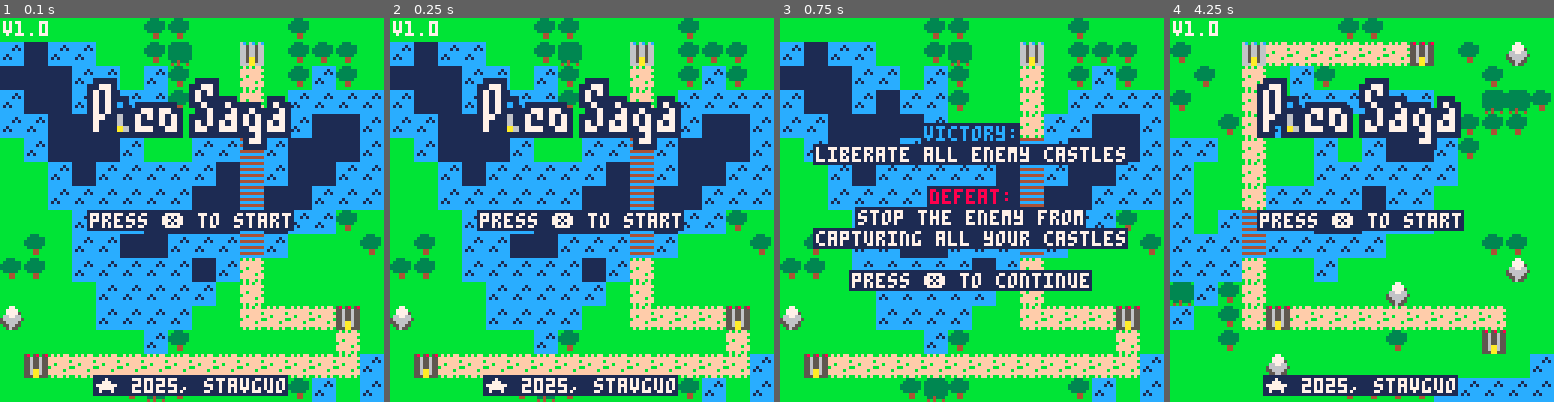
Above: before the commit, frames 1-4 (left to right).
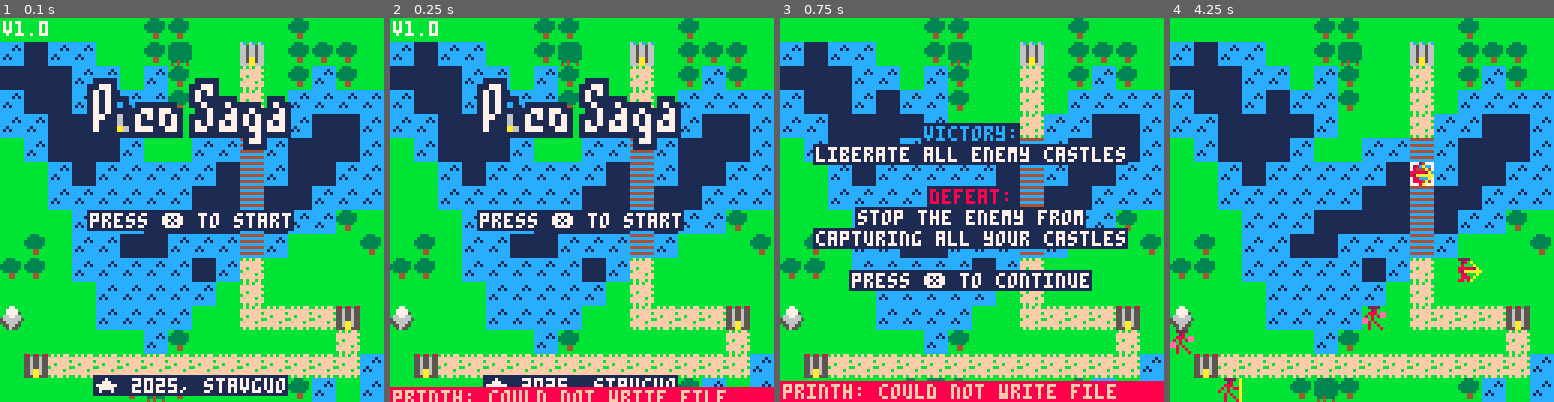
Above: after the commit, the same moments.

Repository: stavguo/pico-saga
Game: PICO-8 cartridge ftrpg.p8
The game is run twice, just before and just after one commit, with the same random seed, the same clock (stepped at 60 frames per second) and the same inputs.
Inputs:
- Up to frame 1 (0.1 s): no input
- Up to frame 2 (0.25 s): no input
- Up to frame 3 (0.75 s): tap X (X key) at 0.33 s; tap O (Z key) at 0.7 s
- Up to frame 4 (4.25 s): tap X (X key) at 1.07, 1.85, 2.97, 4.08 s; hold Right 1.6-2.1 s; tap O (Z key) every 0.4 s from 1.7 to 4.1 s; hold Up 2.15-2.42 s; hold Right 2.47-3.03 s; hold Left 3.08-3.58 s; hold Down 3.63-3.97 s; hold Right from 4.02 s (still down)

Frame 1 is identical in both runs. In frame 2, 3.9% of the frame differs, in the area x 0-100%, y 96-100%; in frame 3, 5.5%; in frame 4, 62%, in the area x 0-100%, y 0-100%.

Commit message:
Refactored unit generation to be more dynamic, where the player's army size scales with the number of enemies, and the AI strategically selects units to counter the player's army composition.

Diff:
--- a/ftrpg.p8
+++ b/ftrpg.p8
@@ -20,14 +20,14 @@
 70000007bbbbbbbbc1c1ccccbbb44bbb33333333fffffbff111111115566665b665aa566556aa655556aa655556aa655556aa6551dddddd11d1dd1d1dddddddd
 70000007bbbbbbbbccccccccbbb44bbbb334333bffffffff11111111b556655b665aa566556aa655556aa655556aa655556aa6551dddddd11d1dd1d1dddddddd
 77700777bbbbbbbbccccccccbbbbbbbbb4b4bb4bbfbffbfb11111111bb5655bb666aa666555aa555555aa555555aa555555aa555111111111d1dd1d1dddddddd
-c4c4c4c444444444011110000011110a111100001111000000111100000000000011110000000000000000000000000000000000000000000000000000000000
-c4c4c4c4cccccccc001cc00a0001c00a0c10aaa001c0a0000001c000020011100001c00000000000000000000000000000000000000000000000000000000000
-c4c4c4c44444444400cc00a000ccc00a00c000aa0c000a00000cc00022201c0a00ccc0ee00000000000000000000000000000000000000000000000000000000
-c4c4c4c4ccccccccc0c00a000c0c0cca00cc0c0accccc1a000220000022220a00c0c0cee00000000000000000000000000000000000000000000000000000000
-c4c4c4c444444444ccccc000c00c000a0cc1a00ac1aaaaaa002ccc0022222100ee0c000000000000000000000000000000000000000000000000000000000000
-c4c4c4c4cccccccc00c0000000c0c00a0c1c00000cc000a0002c0000020ccc00eec0c00000000000000000000000000000000000000000000000000000000000
-c4c4c4c4444444440cccc00000c00c0a00a0c0000ccc0a00002cc00000c000c000c00c0000000000000000000000000000000000000000000000000000000000
-c4c4c4c4cccccccccc00cc0000c000cacc00cc00cc0ca000022cc0000c000c0000c000c000000000000000000000000000000000000000000000000000000000
+c4c4c4c444444444011110000011110a111100001111000000111100000000000011110000000000000000000000000000000000000000000000000022222222
+c4c4c4c4cccccccc001cc00a0001c00a0c10aaa001c0a0000001c000020011100001c00000000000000000000000000000000000000000000000000022222222
+c4c4c4c44444444400cc00a000ccc00a00c000aa0c000a00000cc00022201c0a00ccc0ee00000000000000000000000000000000000000000000000022222222
+c4c4c4c4ccccccccc0c00a000c0c0cca00cc0c0accccc1a000220000022220a00c0c0cee00000000000000000000000000000000000000000000000022222222
+c4c4c4c444444444ccccc000c00c000a0cc1a00ac1aaaaaa002ccc0022222100ee0c000000000000000000000000000000000000000000000000000022222222
+c4c4c4c4cccccccc00c0000000c0c00a0c1c00000cc000a0002c0000020ccc00eec0c00000000000000000000000000000000000000000000000000022222222
+c4c4c4c4444444440cccc00000c00c0a00a0c0000ccc0a00002cc00000c000c000c00c0000000000000000000000000000000000000000000000000022222222
+c4c4c4c4cccccccccc00cc0000c000cacc00cc00cc0ca000022cc0000c000c0000c000c000000000000000000000000000000000000000000000000022222222
 00000000000000000000000000000000000000000000000000000000000000000000000000000000000000000000000000000000000000000000000000000000
 00000000000000000000000000000000000000000000000000000000000000000000000000000000000000000000000000000000000000000000000000000000
 00000000000000000000000000000000000000000000000000000000000000000000000000000000000000000000000000000000000000000000000000000000
@@ -175,19 +175,19 @@
 
 
 __map__
-0a0c0c0c0c0c0c0c0c0c0c0c0c0c0c0a00000000000000000000000000000000000000000000000000000000000000000000000000000000000000000000000000000000000000000000000000000000000000000000000000000000000000000000000000000000000000000000000000000000000000000000000000000000
-0b0c0c0c0c0c0c0c0c0c0c0c0c0c0c0b00000000000000000000000000000000000000000000000000000000000000000000000000000000000000000000000000000000000000000000000000000000000000000000000000000000000000000000000000000000000000000000000000000000000000000000000000000000
-0b0c0c0c0c0c0c0c0c0c0c0c0c0c0c0b00000000000000000000000000000000000000000000000000000000000000000000000000000000000000000000000000000000000000000000000000000000000000000000000000000000000000000000000000000000000000000000000000000000000000000000000000000000
-0b0c0c0c0c0c0c0c0c0c0c0c0c0c0c0b00000000000000000000000000000000000000000000000000000000000000000000000000000000000000000000000000000000000000000000000000000000000000000000000000000000000000000000000000000000000000000000000000000000000000000000000000000000
-0b0c0c0c0c0c0c0c0c0c0c0c0c0c0c0b00000000000000000000000000000000000000000000000000000000000000000000000000000000000000000000000000000000000000000000000000000000000000000000000000000000000000000000000000000000000000000000000000000000000000000000000000000000
-0b0c0c0c0c0c0c0c0c0c0c0c0c0c0c0b00000000000000000000000000000000000000000000000000000000000000000000000000000000000000000000000000000000000000000000000000000000000000000000000000000000000000000000000000000000000000000000000000000000000000000000000000000000
-0b0c0c0c0c0c0c0c0c0c0c0c0c0c0c0b00000000000000000000000000000000000000000000000000000000000000000000000000000000000000000000000000000000000000000000000000000000000000000000000000000000000000000000000000000000000000000000000000000000000000000000000000000000
-0b0c0c0c0c0c0c0c0c0c0c0c0c0c0c0b00000000000000000000000000000000000000000000000000000000000000000000000000000000000000000000000000000000000000000000000000000000000000000000000000000000000000000000000000000000000000000000000000000000000000000000000000000000
-0b0c0c0c0c0c0c0c0c0c0c0c0c0c0c0b00000000000000000000000000000000000000000000000000000000000000000000000000000000000000000000000000000000000000000000000000000000000000000000000000000000000000000000000000000000000000000000000000000000000000000000000000000000
-0b0c0c0c0c0c0c0c0c0c0c0c0c0c0c0b00000000000000000000000000000000000000000000000000000000000000000000000000000000000000000000000000000000000000000000000000000000000000000000000000000000000000000000000000000000000000000000000000000000000000000000000000000000
-0b0c0c0c0c0c0c0c0c0c0c0c0c0c0c0b00000000000000000000000000000000000000000000000000000000000000000000000000000000000000000000000000000000000000000000000000000000000000000000000000000000000000000000000000000000000000000000000000000000000000000000000000000000
-0b0c0c0c0c0c0c0c0c0c0c0c0c0c0c0b00000000000000000000000000000000000000000000000000000000000000000000000000000000000000000000000000000000000000000000000000000000000000000000000000000000000000000000000000000000000000000000000000000000000000000000000000000000
-0b0c0c0c0c0c0c0c0c0c0c0c0c0c0c0b00000000000000000000000000000000000000000000000000000000000000000000000000000000000000000000000000000000000000000000000000000000000000000000000000000000000000000000000000000000000000000000000000000000000000000000000000000000
-0b0c0c0c0c0c0c0c0c0c0c0c0c0c0c0b00000000000000000000000000000000000000000000000000000000000000000000000000000000000000000000000000000000000000000000000000000000000000000000000000000000000000000000000000000000000000000000000000000000000000000000000000000000
-0b0c0c0c0c0c0c0c0c0c0c0c0c0c0c0b00000000000000000000000000000000000000000000000000000000000000000000000000000000000000000000000000000000000000000000000000000000000000000000000000000000000000000000000000000000000000000000000000000000000000000000000000000000
-0a0c0c0c0c0c0c0c0c0c0c0c0c0c0c0a00000000000000000000000000000000000000000000000000000000000000000000000000000000000000000000000000000000000000000000000000000000000000000000000000000000000000000000000000000000000000000000000000000000000000000000000000000000
+000000000000000000000000000000000d0f0f0f0f0f0f0f0f0f0f0f0f0f0f0d000000000000000000000000000000000000000000000000000000000000000000000000000000000000000000000000000000000000000000000000000000000000000000000000000000000000000000000000000000000000000000000000
+000000000000000000000000000000000e0f0f0f0f0f0f0f0f0f0f0f0f0f0f0e000000000000000000000000000000000000000000000000000000000000000000000000000000000000000000000000000000000000000000000000000000000000000000000000000000000000000000000000000000000000000000000000
+000000000000000000000000000000000e0f0f0f0f0f0f0f0f0f0f0f0f0f0f0e000000000000000000000000000000000000000000000000000000000000000000000000000000000000000000000000000000000000000000000000000000000000000000000000000000000000000000000000000000000000000000000000
+000000000000000000000000000000000e0f0f0f0f0f0f1f1f0f0f0f0f0f0f0e000000000000000000000000000000000000000000000000000000000000000000000000000000000000000000000000000000000000000000000000000000000000000000000000000000000000000000000000000000000000000000000000
+000000000000000000000000000000000e0f0f0f0f0f0f1f1f0f0f0f0f0f0f0e000000000000000000000000000000000000000000000000000000000000000000000000000000000000000000000000000000000000000000000000000000000000000000000000000000000000000000000000000000000000000000000000
+000000000000000000000000000000000e0f0f0f0f0f0f1f1f0f0f0f0f0f0f0e000000000000000000000000000000000000000000000000000000000000000000000000000000000000000000000000000000000000000000000000000000000000000000000000000000000000000000000000000000000000000000000000
+000000000000000000000000000000000e0f0f0f0f0f0f1f1f0f0f0f0f0f0f0e000000000000000000000000000000000000000000000000000000000000000000000000000000000000000000000000000000000000000000000000000000000000000000000000000000000000000000000000000000000000000000000000
+000000000000000000000000000000000e0f0f0f0f0f0f1f1f0f0f0f0f0f0f0e000000000000000000000000000000000000000000000000000000000000000000000000000000000000000000000000000000000000000000000000000000000000000000000000000000000000000000000000000000000000000000000000
+000000000000000000000000000000000e0f0f0f0f0f0f1f1f0f0f0f0f0f0f0e000000000000000000000000000000000000000000000000000000000000000000000000000000000000000000000000000000000000000000000000000000000000000000000000000000000000000000000000000000000000000000000000
+000000000000000000000000000000000e0f0f0f0f0f0f1f1f0f0f0f0f0f0f0e000000000000000000000000000000000000000000000000000000000000000000000000000000000000000000000000000000000000000000000000000000000000000000000000000000000000000000000000000000000000000000000000
+000000000000000000000000000000000e0f0f0f0f0f0f1f1f0f0f0f0f0f0f0e000000000000000000000000000000000000000000000000000000000000000000000000000000000000000000000000000000000000000000000000000000000000000000000000000000000000000000000000000000000000000000000000
+000000000000000000000000000000000e0f0f0f0f0f0f1f1f0f0f0f0f0f0f0e000000000000000000000000000000000000000000000000000000000000000000000000000000000000000000000000000000000000000000000000000000000000000000000000000000000000000000000000000000000000000000000000
+000000000000000000000000000000000e0f0f0f0f0f0f1f1f0f0f0f0f0f0f0e000000000000000000000000000000000000000000000000000000000000000000000000000000000000000000000000000000000000000000000000000000000000000000000000000000000000000000000000000000000000000000000000
+000000000000000000000000000000000e0f0f0f0f0f0f1f1f0f0f0f0f0f0f0e000000000000000000000000000000000000000000000000000000000000000000000000000000000000000000000000000000000000000000000000000000000000000000000000000000000000000000000000000000000000000000000000
+000000000000000000000000000000000e0f0f0f0f0f0f1f1f0f0f0f0f0f0f0e000000000000000000000000000000000000000000000000000000000000000000000000000000000000000000000000000000000000000000000000000000000000000000000000000000000000000000000000000000000000000000000000
+000000000000000000000000000000000d0f0f0f0f0f0f1f1f0f0f0f0f0f0f0d000000000000000000000000000000000000000000000000000000000000000000000000000000000000000000000000000000000000000000000000000000000000000000000000000000000000000000000000000000000000000000000000
--- a/src/castle.lua
+++ b/src/castle.lua
@@ -115,21 +115,13 @@
     return cursor
 end
 
--- Draw the interior of a castle
 function draw_castle_interior()
-    for y = 0, 15 do
-        for x = 0, 15 do
-            if x == 0 or x == 15 then
-                if y == 0 or y == 15 then
-                    spr(13, x * 8, y * 8)
-                else
-                    spr(14, x * 8, y * 8)
-                end
-            else
-                spr(15, x * 8, y * 8)
-            end
-        end
-    end
+    map(16,0,0,0)
+    color(1)
+    line(48,17,79,17)
+    line(48,19,79,19)
+    line(48,19,48,0)
+    line(79,19,79,0)
 end
 
 function check_for_castle(t_idx, is_enemy_turn)
--- a/src/fsm.lua
+++ b/src/fsm.lua
@@ -8,13 +8,14 @@
                 if not _seeds_initialized then
                     _seeds_initialized = true
                 end
+                printh("", "logs/debug.txt", true)
                 local noise_fn, tree_fn = os2d_noisefn(seed), os2d_noisefn(treeseed)
 
                 init_terrain(noise_fn, tree_fn)
                 local cursor = init_castles()
                 if cursor then
                     init_player_units(cursor)
-                    init_enemy_units()
+                    init_enemy_units(cursor)
                     yield()
                     step = 1
                     yield()
@@ -79,7 +80,7 @@
             if btnp(4) then
                 ui = {}
                 local castle, unit = CASTLES[cursor], UNITS[cursor]
-                if castle then
+                if castle and castle.team == "player" then
                     change_state("castle", {castle=castle, pos=cursor})
                 elseif unit then
                     selected_unit = unit
@@ -363,6 +364,7 @@
                 attacker.exhausted = true
                 if attacker.team == "enemy" then
                     change_state("enemy_phase", {cursor=cursor})
+                    if SUMMARY.players[1] == SUMMARY.players[2] then change_state("game_over", {win=false}) end
                 else
                     change_state("overworld", {cursor=cursor})
                 end
@@ -601,6 +603,12 @@
                 if game_over then
                     change_state("game_over", {win=capturer.team=="player"})
                 else
+                    -- local pl, en = (SUMMARY.players[2] - SUMMARY.players[1]), (SUMMARY.enemies[2] - SUMMARY.enemies[1])
+                    -- printh("pl: "..pl.."en: "..en, "logs/debug.txt")
+                    -- if capturer.team == "player" and pl < en then
+                    --     populate_player_castle(castle, en - pl)
+                    --     printh("units lost:"..SUMMARY.players[1].."/"..SUMMARY.players[2], "logs/debug.txt")
+                    -- end
                     change_state(capturer.team == "enemy" and "enemy_phase" or "overworld", {cursor=cursor})
                 end
             end
--- a/src/globals.lua
+++ b/src/globals.lua
@@ -67,16 +67,6 @@
     ["Monk"] = {"Archer", "Mage", "Thief"}
 }
 
-local UNIT_MINS = {
-    {"Lance", 3},
-    {"Axe", 3},
-    {"Sword", 3},
-    {"Archer", 2},
-    {"Mage", 2},
-    {"Thief", 1},
-    {"Monk", 1},
-}
-
 function SHUFFLE(items)
     for i = #items, 2, -1 do
         local j = flr(rnd(i)) + 1
@@ -113,6 +103,14 @@
     return min_key
 end
 
+function get_keys(t)
+    local keys = {}
+    for key, _ in pairs(t) do
+        add(keys, key)
+    end
+    return keys
+end
+
 function reverse(tbl)
     for i=1,(#tbl/2) do
         local temp = tbl[i]
--- a/src/unit.lua
+++ b/src/unit.lua
@@ -11,25 +11,6 @@
     return unit
 end
 
-function generate_units(total_units)
-    -- Create base units list with guaranteed counts
-    local types = {}
-    for _,v in pairs(UNIT_MINS) do
-      for i=1,v[2] do
-        add(types, v[1])
-      end
-    end
-
-    -- Distribute remaining units randomly
-    for i=1,total_units - #types do
-        local r = flr(rnd(#UNIT_MINS)) + 1
-        add(types, UNIT_MINS[r][1])
-    end
-
-    SHUFFLE(types)
-    return types
-end
-
 function move_unit(u, new_idx, old_idx)
     if CASTLES[old_idx] then
         CASTLES[old_idx].units[vectoindex({u.x,u.y})]=nil
@@ -57,34 +38,75 @@
     return n
 end
 
+function get_random_class()
+    local player_classes = get_keys(UNIT_STATS)
+    return player_classes[flr(rnd(#player_classes)) + 1]
+end
+
+function populate_player_castle(castle, num_units)
+    for i = 1, num_units do
+        local row, pos = i \ 2, i % 2
+        local is_left = pos == 1
+        local x = is_left and 5 or 10
+        local y = row * 2 + (is_left and 3 or 1)
+
+        castle.units[vectoindex({x,y})] = create_unit(x, y, get_random_class(), "player", nil, false)
+        SUMMARY.players[2] += 1
+    end
+end
+
 function init_player_units(cursor)
-    local player_classes, actual = generate_units(42), 1
-
+    local num_enemy_castles, units_per_castle, player_castle = 0, 2
     for i, castle in pairs(CASTLES) do
-        -- Place leader
         if i == cursor then
-            local throne = rnd(1) < 0.5 and 7 or 8
-            castle.units[vectoindex({throne,1})] = create_unit(throne, 1, player_classes[actual], "player", nil, false)
-            SUMMARY.players[2] += 1
-            actual += 1
-        end
-
-        -- Place units in formation
-        for j = 0, (i == cursor and 7 or 3) do
-            local row, pos = j \ 4, j % 4
-            local is_right = pos >= 2
-            local x = is_right and (11 + (pos - 2) * 2) or (2 + pos * 2)
-            local y = 2 + row * 2
-            castle.units[vectoindex({x,y})] = create_unit(x, y, player_classes[actual], "player", nil, (i ~= cursor and true or false))
-            SUMMARY.players[2] += 1
-            actual += 1
-        end
-    end
-end
-
-function init_enemy_units()
+            player_castle = castle
+        else
+            num_enemy_castles = num_enemy_castles + 1
+        end
+    end
+
+    local throne = rnd(1) < 0.5 and 7 or 8
+    player_castle.units[vectoindex({throne,1})] = create_unit(throne, 1, get_random_class(), "player", nil, false)
+    SUMMARY.players[2] += 1
+
+    populate_player_castle(player_castle, units_per_castle * num_enemy_castles)
+end
+
+function count_player_units(units)
+    local counts = {}
+    for i, unit in pairs(units) do
+        if unit.team == "player" then
+            counts[unit.class] = (counts[unit.class] or 0) + 1
+        end
+    end
+    return counts
+end
+
+function find_majority_class(counts)
+    local majority_class, max_count = "", 0
+    for class, count in pairs(counts) do
+        if count > max_count then
+            majority_class, max_count = class, count
+        end
+    end
+    return majority_class
+end
+
+function get_counter_class(mc)
+    if mc == "Archer" or mc == "Mage" or mc == "Thief" then
+        local non_monk_classes = {"Sword", "Axe", "Lance", "Archer", "Mage", "Thief"}
+        return non_monk_classes[flr(rnd(#non_monk_classes)) + 1]
+    end
+
+    local counters = WEAPON_TRIANGLE[mc]
+    if counters then
+        return counters[flr(rnd(#counters)) + 1]
+    end
+end
+
+function init_enemy_units(cursor)
     for castle_idx, castle in pairs(CASTLES) do
-        if castle.team == "enemy" then  -- Only place units around enemy castles
+        if castle.team == "enemy" then
             -- Find traversable tiles around the castle within the specified movement distance
             local traversable_tiles = find_traversable_tiles(castle_idx, 4)
             local filtered_tiles = {}
@@ -94,22 +116,27 @@
                 end
             end
 
-            -- Shuffle the list of tiles
             SHUFFLE(filtered_tiles)
 
-            -- Calculate the number of units to place around this castle
             for i = 1, 2 do
-
-                -- Get a random tile from the shuffled list
                 if i <= #filtered_tiles then
                     local tileIdx = filtered_tiles[i]
                     local pos = indextovec(tileIdx)
-
-                    -- Create the unit at the selected position
+                    local unit_class
+                    if rnd(1) < 0.5 then
+                        local counts = count_player_units(CASTLES[cursor].units)
+                        local majority = find_majority_class(counts)
+                        printh("majority unit: "..majority, "logs/debug.txt")
+                        unit_class = get_counter_class(majority)
+                        printh("good matchup made: "..unit_class, "logs/debug.txt")
+                    else
+                        unit_class = get_random_class()
+                    end
+
                     UNITS[tileIdx] = create_unit(
                         pos[1],
                         pos[2],
-                        UNIT_MINS[flr(rnd(#UNIT_MINS))+1][1],
+                        unit_class,
                         "enemy",
                         ({"Charge","Range"})[flr(rnd(2))+1])
                         SUMMARY.enemies[2] += 1
@@ -241,7 +268,7 @@
         UNITS[idx] = create_unit(
                         x,
                         y,
-                        UNIT_MINS[flr(rnd(#UNIT_MINS))+1][1],
+                        get_random_class(),
                         "enemy",
                         "Charge")
         SUMMARY.enemies[2] += 1
